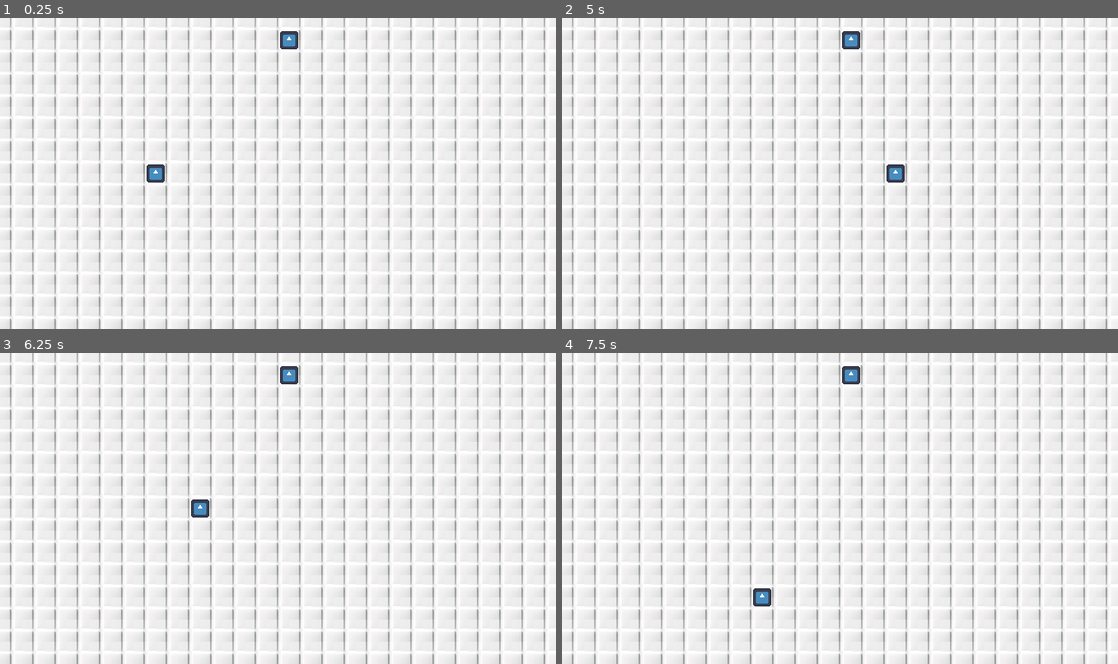
Above: before the commit, frames 1-4 (two rows, left to right).
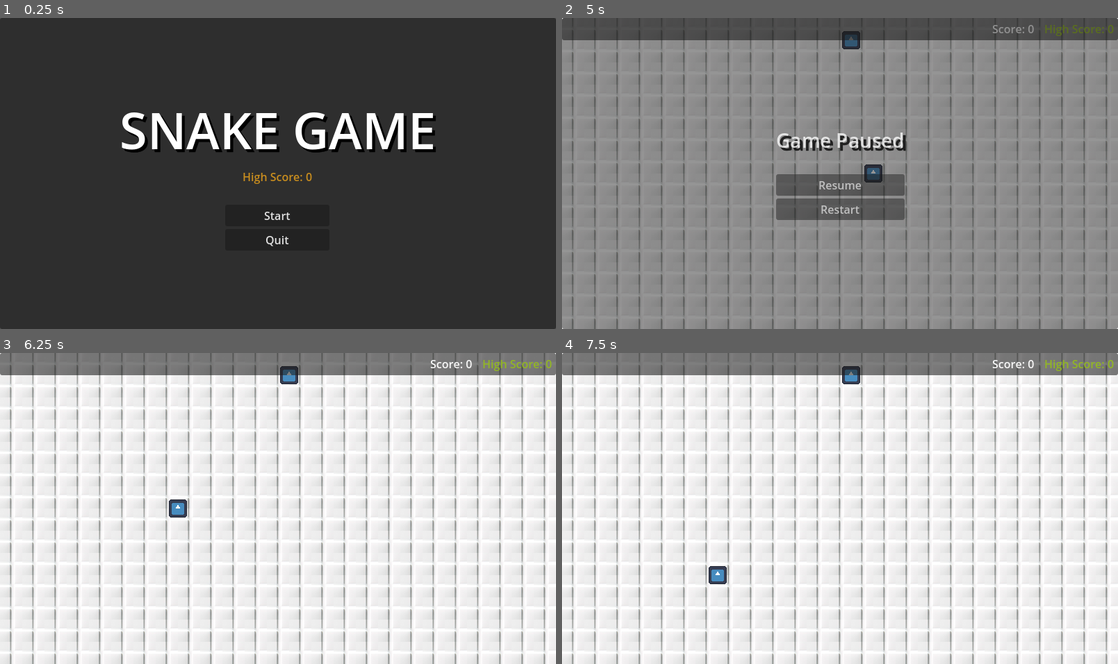
Above: after the commit, the same moments.

Repository: juxxon23/snake_game
Game: Godot game, scene res://menus/start_screen.tscn
Same seed, same stepped clock (60 frames per second), same inputs: the game is played once before the commit and once after it. Before the commit the project starts from res://gameplay/gameplay.tscn. The engine's default icon, where the game draws it, is replaced by a stand-in: a white triangle on a blue panel in a dark square.
Inputs (mouse positions are in pixels of both pictures, inside the frame that each line leads up to):
- Up to frame 1 (0.25 s): no input
- Up to frame 2 (5 s): click (840, 217) at 0.5 s, where only the run after the commit has a clickable "Start"; hold Right (ui_right) 1.28-2.03 s; hold Down (ui_down) 2.03-2.78 s; hold Right (ui_right) 2.78-3.53 s; hold Up (ui_up) 3.53-4.28 s; hold Left (ui_left) from 4.28 s (still down); tap Escape (ui_cancel) at 4.9 s
- Up to frame 3 (6.25 s): release Left (ui_left) at 5 s; click (278, 520) at 5 s, where only the run after the commit has a clickable "Resume"; hold Left (ui_left) from 5.78 s (still down)
- Up to frame 4 (7.5 s): release Left (ui_left) at 6.53 s; hold Down (ui_down) 6.53-7.28 s; hold Right (ui_right) from 7.28 s (still down)

The runs differ from the first frame. In frame 1, 98% of the frame differs, in the area x 0-100%, y 0-100%; in frame 2, 100%; in frame 3, 7.5%; in frame 4, 7.5%.

Commit message:
Add GUI and High Score saving

Diff:
--- a/autoloads/global.gd
+++ b/autoloads/global.gd
@@ -2,3 +2,8 @@
 
 #Display (25:14)
 const GRID_SIZE: int = 32
+
+var save_data: SaveData
+
+func _ready() -> void:
+	save_data = SaveData.load_or_create()
--- /dev/null
+++ b/data/save_data.gd
@@ -0,0 +1,19 @@
+class_name SaveData
+extends Resource
+
+const SAVE_PATH: String = "user://high_score.tres"
+
+@export var high_score: int = 0
+
+
+func save() -> void:
+	ResourceSaver.save(self, SAVE_PATH)
+
+
+static func load_or_create() -> SaveData:
+	var res: SaveData
+	if FileAccess.file_exists(SAVE_PATH):
+		res = load(SAVE_PATH) as SaveData
+	else:
+		res = SaveData.new()
+	return res
--- a/gameplay/gameplay.gd
+++ b/gameplay/gameplay.gd
@@ -1,21 +1,34 @@
 class_name Gameplay
 extends Node2D
+
+const gameover_scene:  PackedScene = preload("res://menus/game_over.tscn")
+const pausemenu_scene:  PackedScene = preload("res://menus/pause_menu.tscn")
 
 @onready var head: Head = %Head as Head # 'as Head' helps with the autocomplete of Head's functions
 @onready var bounds: Bounds = %Bounds as Bounds
 @onready var spawner: Spawner = $Spawner as Spawner
+@onready var hud: HUD = %HUD as HUD
 
 var time_between_moves: float = 1000.0
 var time_since_last_move: float = 0
 var speed: float = 5000.0
 var move_dir: Vector2 = Vector2.RIGHT
 var snake_parts: Array[SnakePart] = []
+var gameover_menu: GameOver
+var pause_menu: PauseMenu
+var score: int:
+	get:
+		return score
+	set(value):
+		score = value
+		hud.update_score(value)
 
 
 func _ready() -> void:
 	head.food_eaten.connect(_on_food_eaten)
 	head.collide_with_tail.connect(_on_tail_collide)
 	spawner.tail_added.connect(_on_tail_added)
+	time_since_last_move = time_between_moves
 	spawner.spawn_food()
 	snake_parts.push_back(head)
 
@@ -34,6 +47,9 @@
 	# Don't allow reverse directions
 	if new_dir + move_dir != Vector2.ZERO and new_dir != Vector2.ZERO:
 		move_dir = new_dir
+
+	if Input.is_action_just_pressed("ui_cancel"):
+		pause_game()
 
 
 func _physics_process(delta: float) -> void:
@@ -56,6 +72,7 @@
 	spawner.call_deferred("spawn_food")
 	spawner.call_deferred("spawn_tail", snake_parts[snake_parts.size()-1].last_position)
 	speed += 500.0
+	score += 1
 
 
 func _on_tail_added (tail: Tail) -> void:
@@ -63,4 +80,17 @@
 
 
 func _on_tail_collide() -> void:
-	print("Game over")
+	if not gameover_menu:
+		gameover_menu = gameover_scene.instantiate() as GameOver
+		add_child(gameover_menu)
+		gameover_menu.set_score(score)
+
+
+func _notification(what: int) -> void:
+	if what == NOTIFICATION_WM_WINDOW_FOCUS_OUT:
+		pause_game()
+
+func pause_game() -> void:
+	if not pause_menu:
+		pause_menu = pausemenu_scene.instantiate() as PauseMenu
+		add_child(pause_menu)
--- a/gameplay/gameplay.tscn
+++ b/gameplay/gameplay.tscn
@@ -1,10 +1,11 @@
-[gd_scene load_steps=8 format=4 uid="uid://dxmalnuxfi7d2"]
+[gd_scene load_steps=9 format=4 uid="uid://dxmalnuxfi7d2"]
 
 [ext_resource type="Script" uid="uid://b4mpkm8k0lcf8" path="res://gameplay/gameplay.gd" id="1_nyvx4"]
 [ext_resource type="PackedScene" uid="uid://c368f05dync6j" path="res://gameplay/head.tscn" id="2_41n4r"]
 [ext_resource type="Texture2D" uid="uid://cpckqwe0dlbbj" path="res://gameplay/sprites/grid_tile.png" id="2_ktb3l"]
 [ext_resource type="Script" uid="uid://r8m021f3g5ht" path="res://gameplay/bounds.gd" id="3_ueusv"]
 [ext_resource type="Script" uid="uid://bo7g0tpoyixey" path="res://gameplay/spawner.gd" id="5_gvicd"]
+[ext_resource type="PackedScene" uid="uid://bgqbrud71p6x2" path="res://menus/hud.tscn" id="6_7pdct"]
 
 [sub_resource type="TileSetAtlasSource" id="TileSetAtlasSource_gvicd"]
 texture = ExtResource("2_ktb3l")
@@ -89,3 +90,6 @@
 [node name="Spawner" type="Node2D" parent="." node_paths=PackedStringArray("bounds")]
 script = ExtResource("5_gvicd")
 bounds = NodePath("../Bounds")
+
+[node name="HUD" parent="." instance=ExtResource("6_7pdct")]
+unique_name_in_owner = true
--- /dev/null
+++ b/menus/game_over.gd
@@ -0,0 +1,33 @@
+class_name GameOver
+extends CanvasLayer
+
+@onready var score: Label = %ScoreLabel
+@onready var high_score: Label = %HighScoreLabel
+@onready var restart: Button = %RestartButton
+@onready var quit: Button = %QuitButton
+
+
+func set_score(n: int) -> void:
+	score.text = "Final Score: " + str(n)
+	if n > Global.save_data.high_score:
+		high_score.visible = true
+		Global.save_data.high_score = n
+		Global.save_data.save()
+	else:
+		high_score.visible = false
+
+
+func _on_restart_button_pressed() -> void:
+	get_tree().reload_current_scene()
+
+
+func _on_quit_button_pressed() -> void:
+	get_tree().quit()
+
+
+func _notification(what: int) -> void:
+	match what:
+		NOTIFICATION_ENTER_TREE:
+			get_tree().paused = true
+		NOTIFICATION_EXIT_TREE:
+			get_tree().paused = false
--- /dev/null
+++ b/menus/game_over.tscn
@@ -0,0 +1,74 @@
+[gd_scene load_steps=2 format=3 uid="uid://mdfrrnsaukcp"]
+
+[ext_resource type="Script" uid="uid://daribbp6ierm6" path="res://menus/game_over.gd" id="1_v8xbx"]
+
+[node name="GameOver" type="CanvasLayer"]
+process_mode = 3
+script = ExtResource("1_v8xbx")
+
+[node name="Panel" type="Panel" parent="."]
+modulate = Color(1, 1, 1, 0.760784)
+anchors_preset = 15
+anchor_right = 1.0
+anchor_bottom = 1.0
+grow_horizontal = 2
+grow_vertical = 2
+
+[node name="HBoxContainer" type="HBoxContainer" parent="Panel"]
+layout_mode = 1
+anchors_preset = 15
+anchor_right = 1.0
+anchor_bottom = 1.0
+grow_horizontal = 2
+grow_vertical = 2
+alignment = 1
+
+[node name="VBoxContainer" type="VBoxContainer" parent="Panel/HBoxContainer"]
+layout_mode = 2
+alignment = 1
+
+[node name="Label" type="Label" parent="Panel/HBoxContainer/VBoxContainer"]
+layout_mode = 2
+theme_override_colors/font_shadow_color = Color(0, 0, 0, 1)
+theme_override_constants/shadow_offset_x = 4
+theme_override_constants/shadow_offset_y = 4
+theme_override_font_sizes/font_size = 72
+text = "GAME OVER"
+
+[node name="ScoreLabel" type="Label" parent="Panel/HBoxContainer/VBoxContainer"]
+unique_name_in_owner = true
+layout_mode = 2
+theme_override_font_sizes/font_size = 48
+text = "Score: 0"
+horizontal_alignment = 1
+
+[node name="HighScoreLabel" type="Label" parent="Panel/HBoxContainer/VBoxContainer"]
+unique_name_in_owner = true
+layout_mode = 2
+theme_override_colors/font_color = Color(0.615686, 0.847059, 0, 1)
+text = "New High Score!"
+horizontal_alignment = 1
+
+[node name="MarginContainer" type="MarginContainer" parent="Panel/HBoxContainer/VBoxContainer"]
+layout_mode = 2
+theme_override_constants/margin_top = 25
+
+[node name="GridContainer" type="GridContainer" parent="Panel/HBoxContainer/VBoxContainer/MarginContainer"]
+layout_mode = 2
+size_flags_horizontal = 4
+columns = 2
+
+[node name="RestartButton" type="Button" parent="Panel/HBoxContainer/VBoxContainer/MarginContainer/GridContainer"]
+unique_name_in_owner = true
+custom_minimum_size = Vector2(150, 0)
+layout_mode = 2
+text = "Restart"
+
+[node name="QuitButton" type="Button" parent="Panel/HBoxContainer/VBoxContainer/MarginContainer/GridContainer"]
+unique_name_in_owner = true
+custom_minimum_size = Vector2(150, 0)
+layout_mode = 2
+text = "Quit"
+
+[connection signal="pressed" from="Panel/HBoxContainer/VBoxContainer/MarginContainer/GridContainer/RestartButton" to="." method="_on_restart_button_pressed"]
+[connection signal="pressed" from="Panel/HBoxContainer/VBoxContainer/MarginContainer/GridContainer/QuitButton" to="." method="_on_quit_button_pressed"]
--- /dev/null
+++ b/menus/hud.gd
@@ -0,0 +1,12 @@
+class_name HUD
+extends CanvasLayer
+
+@onready var score: Label = %Score
+@onready var high_score: Label = %HighScore
+
+func _ready() -> void:
+	high_score.text = "High Score: " + str(Global.save_data.high_score)
+
+
+func update_score(n: int) -> void:
+	score.text = "Score: " + str(n)
--- /dev/null
+++ b/menus/hud.tscn
@@ -0,0 +1,42 @@
+[gd_scene load_steps=2 format=3 uid="uid://bgqbrud71p6x2"]
+
+[ext_resource type="Script" uid="uid://doail0vue11l" path="res://menus/hud.gd" id="1_633jc"]
+
+[node name="HUD" type="CanvasLayer"]
+script = ExtResource("1_633jc")
+
+[node name="Panel" type="Panel" parent="."]
+modulate = Color(1, 1, 1, 0.937255)
+custom_minimum_size = Vector2(0, 32)
+anchors_preset = 10
+anchor_right = 1.0
+grow_horizontal = 2
+
+[node name="HBoxContainer" type="HBoxContainer" parent="Panel"]
+layout_mode = 1
+anchors_preset = 1
+anchor_left = 1.0
+anchor_right = 1.0
+offset_left = -181.0
+offset_bottom = 32.0
+grow_horizontal = 0
+alignment = 2
+
+[node name="MarginContainer" type="MarginContainer" parent="Panel/HBoxContainer"]
+layout_mode = 2
+theme_override_constants/margin_right = 10
+
+[node name="Score" type="Label" parent="Panel/HBoxContainer/MarginContainer"]
+unique_name_in_owner = true
+layout_mode = 2
+text = "Score: 0"
+
+[node name="MarginContainer2" type="MarginContainer" parent="Panel/HBoxContainer"]
+layout_mode = 2
+theme_override_constants/margin_right = 5
+
+[node name="HighScore" type="Label" parent="Panel/HBoxContainer/MarginContainer2"]
+unique_name_in_owner = true
+layout_mode = 2
+theme_override_colors/font_color = Color(0.576471, 0.729412, 0.113725, 1)
+text = "High Score: 0"
--- /dev/null
+++ b/menus/pause_menu.gd
@@ -0,0 +1,26 @@
+class_name PauseMenu
+extends CanvasLayer
+
+@onready var resume: Button = %Resume
+@onready var restart: Button = %Restart
+
+
+func _process(_delta: float) -> void:
+	if Input.is_action_just_pressed("ui_cancel"):
+		queue_free()
+
+
+func _on_resume_pressed() -> void:
+	queue_free()
+
+
+func _on_restart_pressed() -> void:
+	get_tree().reload_current_scene()
+
+
+func _notification(what: int) -> void:
+	match what:
+		NOTIFICATION_ENTER_TREE:
+			get_tree().paused = true
+		NOTIFICATION_EXIT_TREE:
+			get_tree().paused = false
--- /dev/null
+++ b/menus/pause_menu.tscn
@@ -0,0 +1,58 @@
+[gd_scene load_steps=2 format=3 uid="uid://bpankxymenwob"]
+
+[ext_resource type="Script" uid="uid://tq0xoi82kak1" path="res://menus/pause_menu.gd" id="1_s0u37"]
+
+[node name="PauseMenu" type="CanvasLayer"]
+process_mode = 3
+script = ExtResource("1_s0u37")
+
+[node name="Panel" type="Panel" parent="."]
+modulate = Color(1, 1, 1, 0.768627)
+anchors_preset = 15
+anchor_right = 1.0
+anchor_bottom = 1.0
+grow_horizontal = 2
+grow_vertical = 2
+
+[node name="HBoxContainer" type="HBoxContainer" parent="Panel"]
+layout_mode = 1
+anchors_preset = 8
+anchor_left = 0.5
+anchor_top = 0.5
+anchor_right = 0.5
+anchor_bottom = 0.5
+offset_left = -53.0
+offset_top = -23.5
+offset_right = 53.0
+offset_bottom = 23.5
+grow_horizontal = 2
+grow_vertical = 2
+
+[node name="VBoxContainer" type="VBoxContainer" parent="Panel/HBoxContainer"]
+layout_mode = 2
+
+[node name="MarginContainer" type="MarginContainer" parent="Panel/HBoxContainer/VBoxContainer"]
+layout_mode = 2
+theme_override_constants/margin_bottom = 25
+
+[node name="Label" type="Label" parent="Panel/HBoxContainer/VBoxContainer/MarginContainer"]
+layout_mode = 2
+size_flags_horizontal = 4
+theme_override_colors/font_shadow_color = Color(0, 0, 0, 1)
+theme_override_constants/shadow_offset_x = 4
+theme_override_constants/shadow_offset_y = 4
+theme_override_font_sizes/font_size = 28
+text = "Game Paused"
+
+[node name="Resume" type="Button" parent="Panel/HBoxContainer/VBoxContainer"]
+unique_name_in_owner = true
+layout_mode = 2
+text = "Resume"
+
+[node name="Restart" type="Button" parent="Panel/HBoxContainer/VBoxContainer"]
+unique_name_in_owner = true
+layout_mode = 2
+text = "Restart"
+
+[connection signal="pressed" from="Panel/HBoxContainer/VBoxContainer/Resume" to="." method="_on_resume_pressed"]
+[connection signal="pressed" from="Panel/HBoxContainer/VBoxContainer/Restart" to="." method="_on_restart_pressed"]
--- /dev/null
+++ b/menus/start_screen.gd
@@ -0,0 +1,21 @@
+class_name StartScreen
+extends CanvasLayer
+
+const gameplay_scene: PackedScene = preload("res://gameplay/gameplay.tscn")
+
+@onready var score: Label = %ScoreLabel
+@onready var start: Button = %StartButton
+@onready var quit: Button = %QuitButton
+
+
+func _ready() -> void:
+	var high_score: int = Global.save_data.high_score
+	score.text = "High Score: " + str(high_score)
+
+
+func _on_start_button_pressed() -> void:
+	get_tree().change_scene_to_packed(gameplay_scene)
+
+
+func _on_quit_button_pressed() -> void:
+	get_tree().quit()
--- /dev/null
+++ b/menus/start_screen.tscn
@@ -0,0 +1,65 @@
+[gd_scene load_steps=2 format=3 uid="uid://r1vofg1bc84y"]
+
+[ext_resource type="Script" uid="uid://12ld0jf6rrqf" path="res://menus/start_screen.gd" id="1_cdxmd"]
+
+[node name="StartScreen" type="CanvasLayer"]
+script = ExtResource("1_cdxmd")
+
+[node name="Panel" type="Panel" parent="."]
+anchors_preset = 15
+anchor_right = 1.0
+anchor_bottom = 1.0
+grow_horizontal = 2
+grow_vertical = 2
+
+[node name="HBoxContainer" type="HBoxContainer" parent="Panel"]
+layout_mode = 1
+anchors_preset = 15
+anchor_right = 1.0
+anchor_bottom = 1.0
+grow_horizontal = 2
+grow_vertical = 2
+alignment = 1
+
+[node name="VBoxContainer" type="VBoxContainer" parent="Panel/HBoxContainer"]
+layout_mode = 2
+alignment = 1
+
+[node name="Label" type="Label" parent="Panel/HBoxContainer/VBoxContainer"]
+layout_mode = 2
+theme_override_colors/font_shadow_color = Color(0, 0, 0, 1)
+theme_override_constants/shadow_offset_x = 4
+theme_override_constants/shadow_offset_y = 4
+theme_override_font_sizes/font_size = 72
+text = "SNAKE GAME"
+
+[node name="MarginContainer" type="MarginContainer" parent="Panel/HBoxContainer/VBoxContainer"]
+layout_mode = 2
+theme_override_constants/margin_top = 2
+theme_override_constants/margin_bottom = 25
+
+[node name="ScoreLabel" type="Label" parent="Panel/HBoxContainer/VBoxContainer/MarginContainer"]
+unique_name_in_owner = true
+layout_mode = 2
+theme_override_colors/font_color = Color(0.783504, 0.550836, 0.117214, 1)
+text = "High Score: 0"
+horizontal_alignment = 1
+
+[node name="GridContainer" type="GridContainer" parent="Panel/HBoxContainer/VBoxContainer"]
+layout_mode = 2
+size_flags_horizontal = 4
+
+[node name="StartButton" type="Button" parent="Panel/HBoxContainer/VBoxContainer/GridContainer"]
+unique_name_in_owner = true
+custom_minimum_size = Vector2(150, 0)
+layout_mode = 2
+text = "Start"
+
+[node name="QuitButton" type="Button" parent="Panel/HBoxContainer/VBoxContainer/GridContainer"]
+unique_name_in_owner = true
+custom_minimum_size = Vector2(150, 0)
+layout_mode = 2
+text = "Quit"
+
+[connection signal="pressed" from="Panel/HBoxContainer/VBoxContainer/GridContainer/StartButton" to="." method="_on_start_button_pressed"]
+[connection signal="pressed" from="Panel/HBoxContainer/VBoxContainer/GridContainer/QuitButton" to="." method="_on_quit_button_pressed"]
--- a/project.godot
+++ b/project.godot
@@ -11,7 +11,7 @@
 [application]
 
 config/name="snake_game"
-run/main_scene="uid://dxmalnuxfi7d2"
+run/main_scene="uid://r1vofg1bc84y"
 config/features=PackedStringArray("4.4", "GL Compatibility")
 config/icon="res://gameplay/sprites/icon.svg"
 
Not shown, added: data/save_data.gd.uid
Not shown, added: menus/game_over.gd.uid
Not shown, added: menus/hud.gd.uid
Not shown, added: menus/pause_menu.gd.uid
Not shown, added: menus/start_screen.gd.uid
